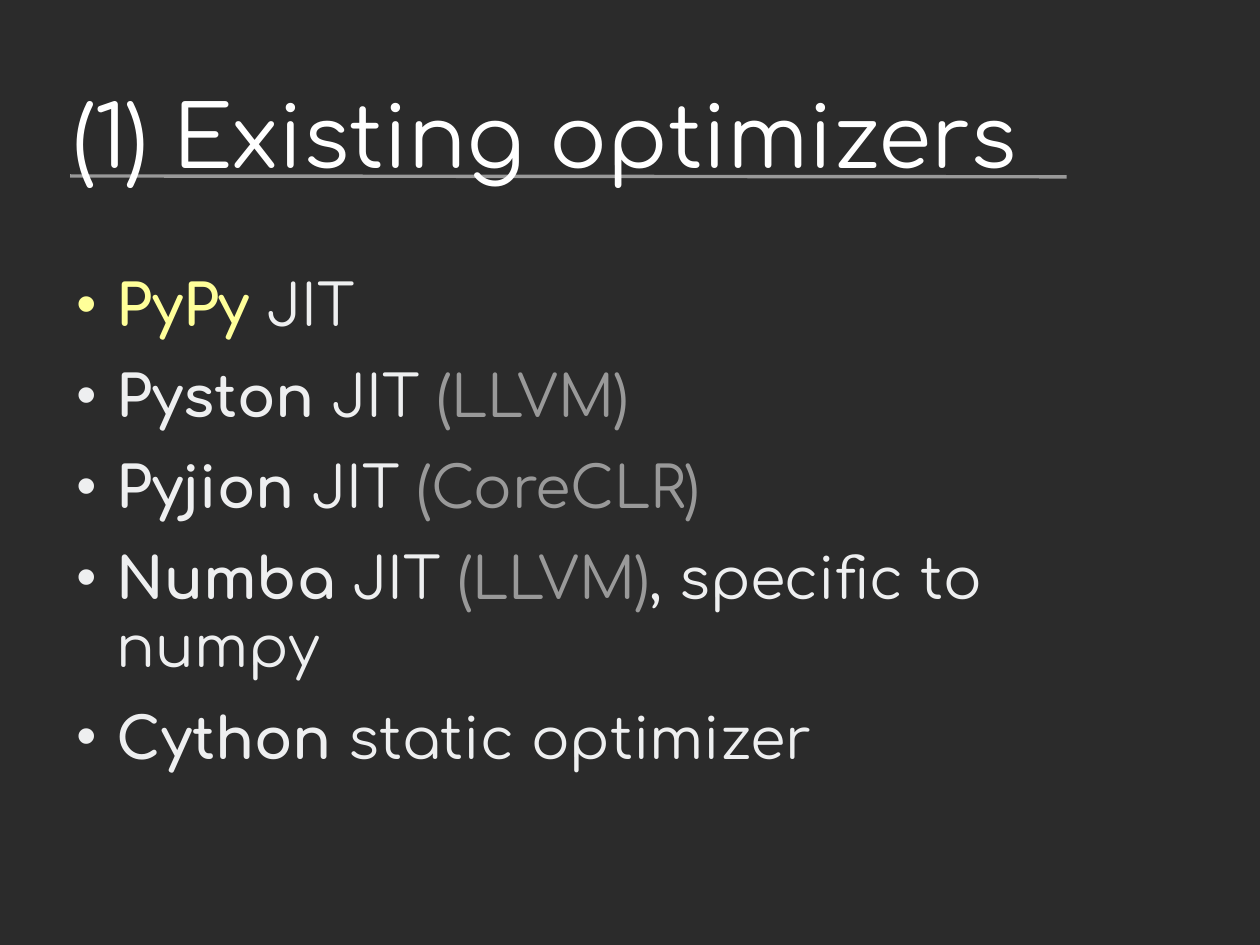
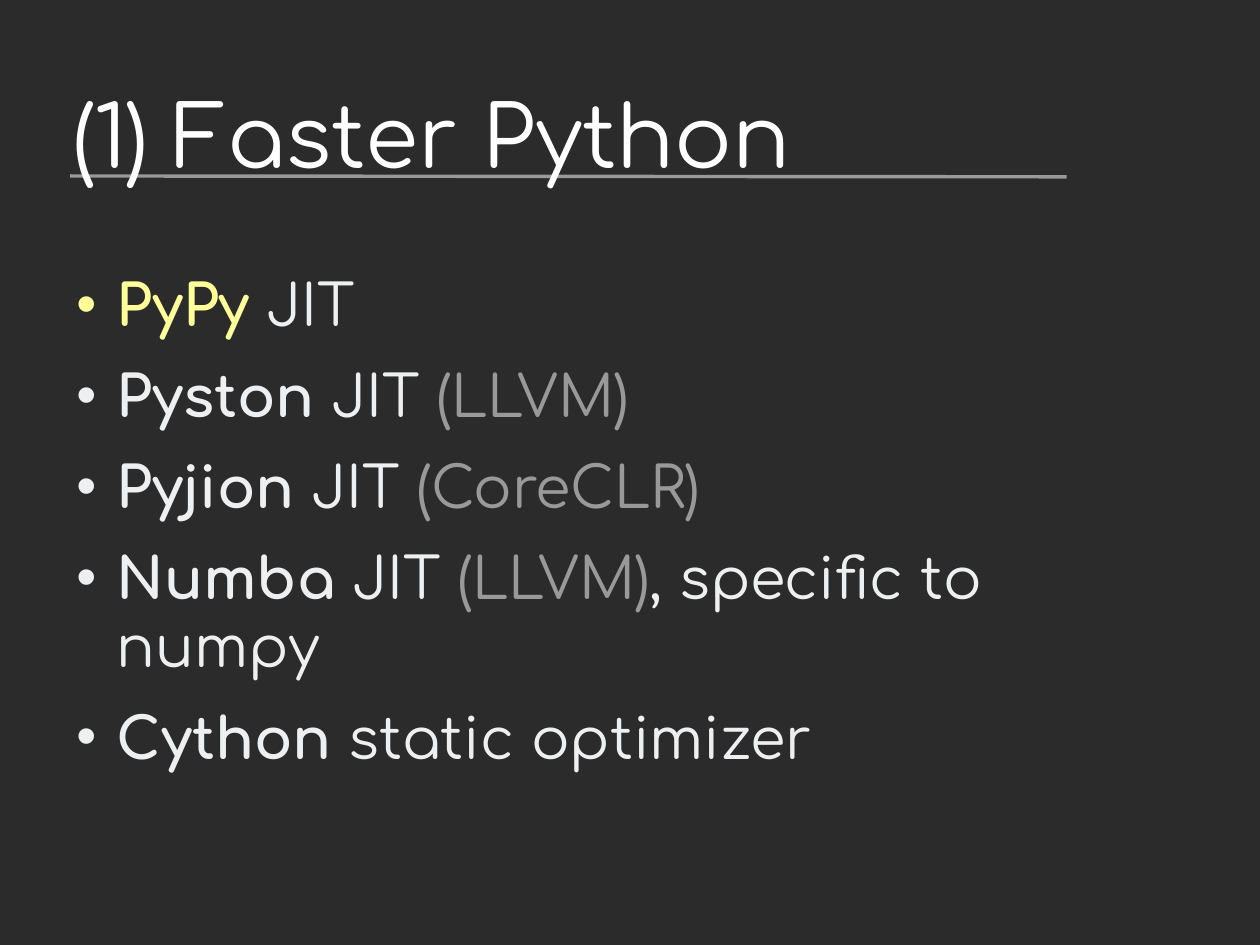
Before and after one commit to vstinner/talks, a slide deck: slide 5 of 2016-FOSDEM/fat_python.odp. Drawn at 1260x945 pixels with LibreOffice and Linux fonts; fonts in the diff are those of the drawing; background and template pictures are left out; a plain dark background stands for a picture behind light text. Boxes give left, top, right and bottom in pixels: in the first picture for what was removed or moved away, otherwise in the second. Text is boxed around its words. In the diff, an @@ line names an element or a change of style, - is before the commit and + after.

```diff
--- a/2016-FOSDEM/fat_python.odp
+++ b/2016-FOSDEM/fat_python.odp
@@ title at <box>72,101,791,188</box>: text changed @@
-(1) Existing optimizers
+(1) Faster Python
```
Also in this commit, not shown: 7 other slides changed, 1 other file.
